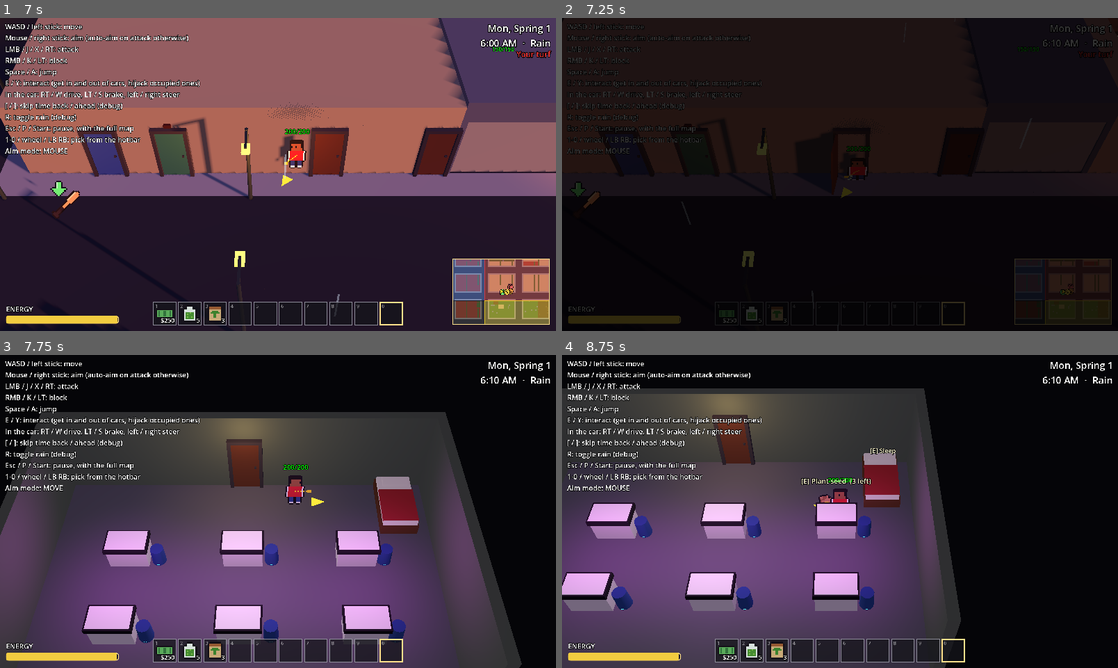
Above: before the commit, frames 1-4 (two rows, left to right).
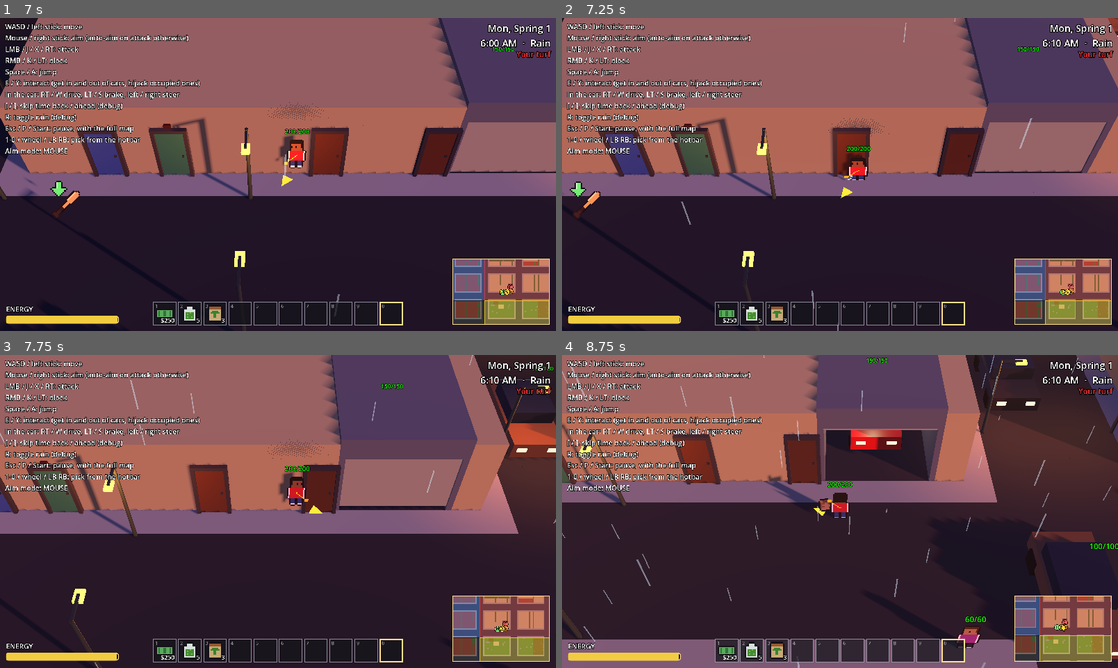
Above: after the commit, the same moments.

Repository: shalashisky/turf
Game: Godot game, scene res://scenes/main.tscn
The game is run twice, just before and just after one commit, with the same random seed, the same clock (stepped at 60 frames per second) and the same inputs.
Inputs (mouse positions are in pixels of both pictures, inside the frame that each line leads up to):
- Up to frame 1 (7 s): tap Enter (ui_accept) at 0.5 s; move the mouse to (250, 237) at 0.52 s; press the mouse at (250, 237) at 0.53 s; hold W (accelerate) 0.53-2.03 s; tap Space (jump) at 0.77, 1.52, 3.02, 3.77, 4.52, 6.02, 6.77 s; move the mouse to (444, 221) at 1.27 s; release the mouse at (444, 221) at 1.28 s; right-click (444, 221) at 1.35 s; move the mouse to (111, 127) at 2.02 s; hold Mouse wheel down (hotbar_next) 2.03-2.78 s; hold A (move_left) 2.03-3.53 s; move the mouse to (305, 174) at 2.77 s; tap Mouse wheel up (hotbar_prev) at 2.85 s; move the mouse to (194, 96) at 3.52 s; hold S (brake) 3.53-4.28 s; hold E (interact) 3.53-4.28 s; move the mouse to (400, 158) at 4.27 s; hold D (move_right) 4.28-5.03 s; tap 1 at 4.35 s; move the mouse to (166, 190) at 5.02 s; hold W (accelerate) 5.03-5.78 s; tap 9 at 5.1 s; move the mouse to (333, 105) at 5.77 s; hold D (move_right) from 5.78 s (still down); tap 0 at 5.85 s; move the mouse to (250, 237) at 6.52 s; tap R at 6.6 s
- Up to frame 2 (7.25 s): keep holding D (move_right)
- Up to frame 3 (7.75 s): keep holding D (move_right); move the mouse to (444, 558) at 7.27 s; click (444, 558) at 7.35 s; tap Space (jump) at 7.52 s
- Up to frame 4 (8.75 s): move the mouse to (673, 464) at 8.02 s; release D (move_right) at 8.03 s; hold S (brake) from 8.03 s (still down); hold Right mouse button (block) from 8.03 s (still down)

Frame 1 is identical in both runs. In frame 2, 96% of the frame differs, in the area x 0-100%, y 0-100%; in frame 3, 91%; in frame 4, 90%.

Commit message:
add files

Diff:
--- a/scenes/main.tscn
+++ b/scenes/main.tscn
@@ -195,7 +195,7 @@
 [node name="TurfNortheast" type="Node3D" parent="." unique_id=2079187818]
 script = ExtResource("27_territory")
 id = "northeast"
-starting_owner = &"player"
+starting_owner = &"crew"
 area = Rect2(-1.5, -107, 140.5, 110)
 
 [node name="TurfSouthwest" type="Node3D" parent="." unique_id=756275950]
--- a/scenes/npcs/crew.tscn
+++ b/scenes/npcs/crew.tscn
@@ -13,7 +13,7 @@
 collision_layer = 2
 collision_mask = 3
 script = ExtResource("1_script")
-faction = &"player"
+faction = &"crew"
 defend_range = 18.0
 aggro_range = 9.0
 move_speed = 3.5
--- a/scenes/player.tscn
+++ b/scenes/player.tscn
@@ -21,7 +21,7 @@
 collision_layer = 2
 collision_mask = 3
 script = ExtResource("1_script")
-faction = &"player"
+faction = &"crew"
 can_carry_weapons = true
 respawns_after_death = true
 max_health = 200
--- a/scripts/entrance_door.gd
+++ b/scripts/entrance_door.gd
@@ -1,6 +1,7 @@
 extends Node3D
 ## A door into another scene, like a building's interior. Walking into it
-## swings it open and takes you through, no button needed.
+## swings it open and takes you through, no button needed: right up against
+## it and heading in, not just passing by along the sidewalk.
 ##
 ## The door faces +Z. Place it flush against a wall with its back to the
 ## building. Put arrival markers for this door at least 1.2 m out in front,
@@ -9,6 +10,11 @@
 ## A door doesn't react this soon after its scene loads, in case someone
 ## arrives standing in the trigger.
 const ARMING_DELAY := 0.75
+## The player has to be this close to the door's face, this near its middle,
+## and walking into it at least this fast.
+const REACH := 0.6
+const HALF_WIDTH := 0.55
+const MIN_INWARD_SPEED := 0.8
 
 @export_file("*.tscn") var target_scene := ""
 ## Name of the entrance marker to come out at, in the target scene.
@@ -23,13 +29,28 @@
 
 func _ready() -> void:
 	add_to_group("entrance_doors")
-	_trigger.body_entered.connect(_on_body_entered)
 	get_tree().create_timer(ARMING_DELAY).timeout.connect(func() -> void: _armed = true)
 
 
-func _on_body_entered(body: Node3D) -> void:
-	if not _armed or not body.is_in_group("player") or target_scene.is_empty() or Transition.busy:
+func _physics_process(_delta: float) -> void:
+	if not _armed or target_scene.is_empty() or Transition.busy:
 		return
+	for body in _trigger.get_overlapping_bodies():
+		if body.is_in_group("player") and _walking_in(body):
+			_go_through()
+			return
+
+
+func _walking_in(body: Node3D) -> bool:
+	var at := to_local(body.global_position)
+	if at.z > REACH or absf(at.x) > HALF_WIDTH:
+		return false
+	# Where they're trying to go, even with the door stopping them.
+	var trying: Vector3 = body.get("_walk_velocity")
+	return trying.dot(-global_basis.z) > MIN_INWARD_SPEED
+
+
+func _go_through() -> void:
 	create_tween().tween_property(_hinge, "rotation:y", deg_to_rad(-open_angle_degrees), 0.2) \
 		.set_trans(Tween.TRANS_QUAD).set_ease(Tween.EASE_OUT)
 	Transition.go_to(target_scene, target_entrance)
--- a/scripts/factions.gd
+++ b/scripts/factions.gd
@@ -10,7 +10,9 @@
 
 enum Stance { FRIENDLY, NEUTRAL, HOSTILE }
 
-const PLAYER := &"player"
+## The player's own crew, the player included. (Not "player": factions name
+## groups, and that one's just for the player.)
+const PLAYER := &"crew"
 const DUMMY_GANG := &"dummy_gang"
 const PANTHERS := &"panthers"
 const YELLOWS := &"yellows"
Binary file added: art/burger.png
Binary file added: art/cocaine.png
Not shown, changed: tools/make_placeholder_art.py
